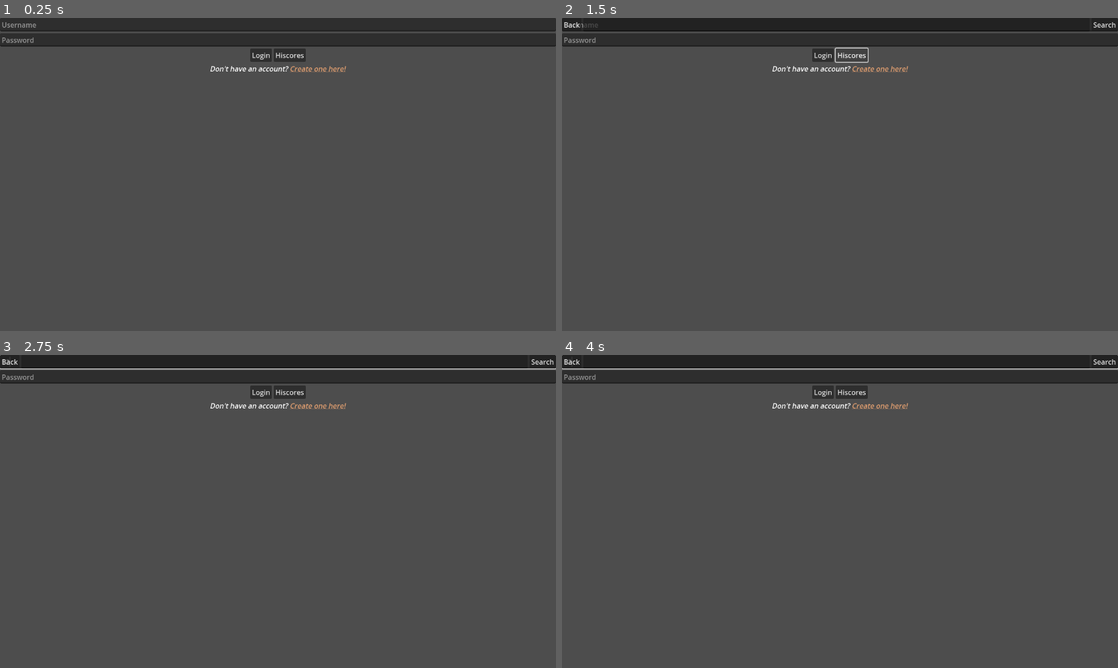
Above: before the commit, frames 1-4 (two rows, left to right).
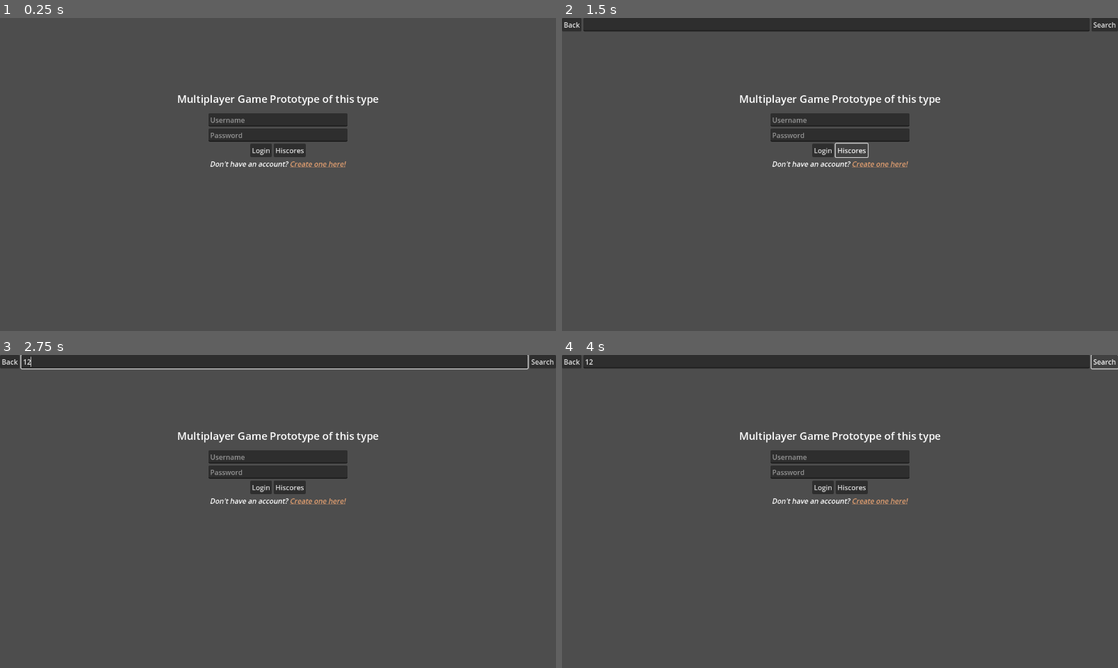
Above: after the commit, the same moments.

Repository: ghorshy/multiplayer-game
Game: Godot game, scene res://states/connected/connected.tscn
Same seed, same stepped clock (60 frames per second), same inputs: the game is played once before the commit and once after it. This scene is started directly instead of the project's main scene.
Inputs (mouse positions are in pixels of both pictures, inside the frame that each line leads up to):
- Up to frame 1 (0.25 s): no input
- Up to frame 2 (1.5 s): click "Login" at 0.5 s; click "Hiscores" at 1.25 s
- Up to frame 3 (2.75 s): click (272, 361) at 2.02 s; type "12" at 2.1 s
- Up to frame 4 (4 s): click "Search" at 2.75 s; click "Search" at 3.5 s

The runs differ from the first frame. In frame 1, 12% of the frame differs, in the area x 0-100%, y 0-48%; in frame 2, 7.7%; in frame 3, 8.0%; in frame 4, 8.5%.

Commit message:
Add export presets, adjust UI slightly

Diff:
--- a/client/states/connected/connected.tscn
+++ b/client/states/connected/connected.tscn
@@ -1,9 +1,12 @@
-[gd_scene load_steps=5 format=3 uid="uid://d05wbkrwbasxi"]
+[gd_scene load_steps=6 format=3 uid="uid://d05wbkrwbasxi"]
 
 [ext_resource type="Script" uid="uid://n8b0e4aako3j" path="res://states/connected/connected.gd" id="1_idi6s"]
 [ext_resource type="Script" uid="uid://qms7yu0yo86t" path="res://classes/log/log.gd" id="1_jx7w3"]
 [ext_resource type="PackedScene" uid="uid://de1d3yiee0ar8" path="res://classes/login_form/login_form.tscn" id="2_kh2bm"]
 [ext_resource type="PackedScene" uid="uid://wmg25wpbvlp5" path="res://classes/register_form/register_form.tscn" id="3_x7iwh"]
+
+[sub_resource type="LabelSettings" id="LabelSettings_x7iwh"]
+font_size = 24
 
 [node name="Connected" type="Node"]
 script = ExtResource("1_idi6s")
@@ -11,33 +14,51 @@
 [node name="UI" type="CanvasLayer" parent="."]
 
 [node name="MarginContainer" type="MarginContainer" parent="UI"]
-anchors_preset = 15
-anchor_right = 1.0
-anchor_bottom = 1.0
+anchors_preset = 8
+anchor_left = 0.5
+anchor_top = 0.5
+anchor_right = 0.5
+anchor_bottom = 0.5
+offset_left = -160.0
+offset_top = -166.0
+offset_right = 160.0
+offset_bottom = 166.0
 grow_horizontal = 2
 grow_vertical = 2
+size_flags_horizontal = 4
+size_flags_vertical = 4
 
-[node name="VBoxContainer" type="VBoxContainer" parent="UI/MarginContainer"]
-custom_minimum_size = Vector2(300, 0)
+[node name="VBoxContainer2" type="VBoxContainer" parent="UI/MarginContainer"]
 layout_mode = 2
+theme_override_constants/separation = 16
 
-[node name="LoginForm" parent="UI/MarginContainer/VBoxContainer" instance=ExtResource("2_kh2bm")]
+[node name="Label" type="Label" parent="UI/MarginContainer/VBoxContainer2"]
+layout_mode = 2
+text = "Multiplayer Game Prototype of this type"
+label_settings = SubResource("LabelSettings_x7iwh")
+
+[node name="VBoxContainer" type="VBoxContainer" parent="UI/MarginContainer/VBoxContainer2"]
+custom_minimum_size = Vector2(320, 0)
+layout_mode = 2
+size_flags_horizontal = 4
+
+[node name="LoginForm" parent="UI/MarginContainer/VBoxContainer2/VBoxContainer" instance=ExtResource("2_kh2bm")]
 unique_name_in_owner = true
 layout_mode = 2
 
-[node name="RegisterForm" parent="UI/MarginContainer/VBoxContainer" instance=ExtResource("3_x7iwh")]
+[node name="RegisterForm" parent="UI/MarginContainer/VBoxContainer2/VBoxContainer" instance=ExtResource("3_x7iwh")]
 unique_name_in_owner = true
 visible = false
 layout_mode = 2
 
-[node name="RegisterPrompt" type="RichTextLabel" parent="UI/MarginContainer/VBoxContainer"]
+[node name="RegisterPrompt" type="RichTextLabel" parent="UI/MarginContainer/VBoxContainer2/VBoxContainer"]
 unique_name_in_owner = true
 layout_mode = 2
 bbcode_enabled = true
 text = "[center][i]Don't have an account? [color=#E3A071][url=register]Create one here![/url][/color][/i][/center]"
 fit_content = true
 
-[node name="Log" type="RichTextLabel" parent="UI/MarginContainer/VBoxContainer"]
+[node name="Log" type="RichTextLabel" parent="UI/MarginContainer/VBoxContainer2/VBoxContainer"]
 unique_name_in_owner = true
 custom_minimum_size = Vector2(0, 200)
 layout_mode = 2
Not shown, added: client/export_presets.cfg
